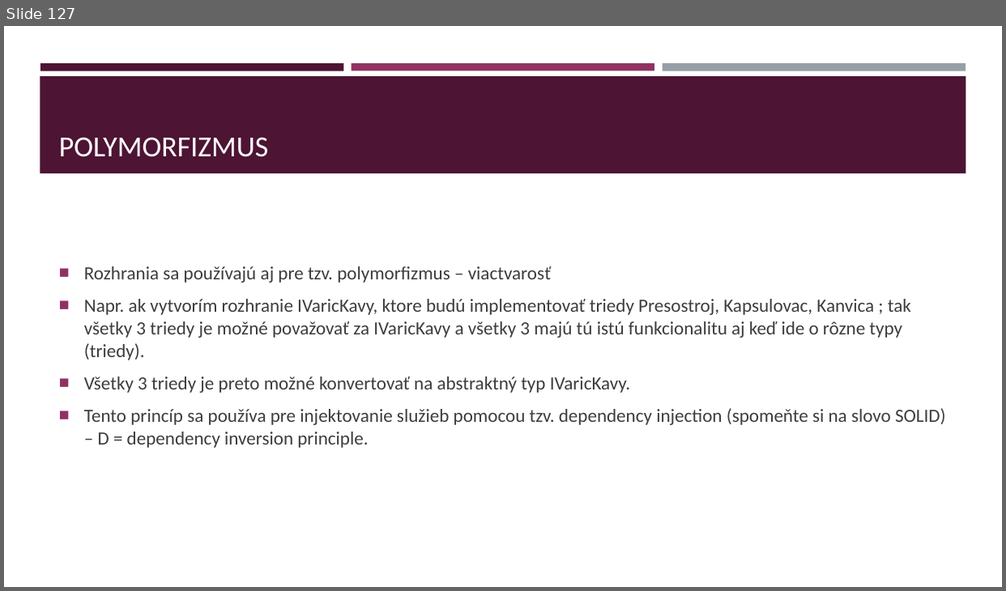
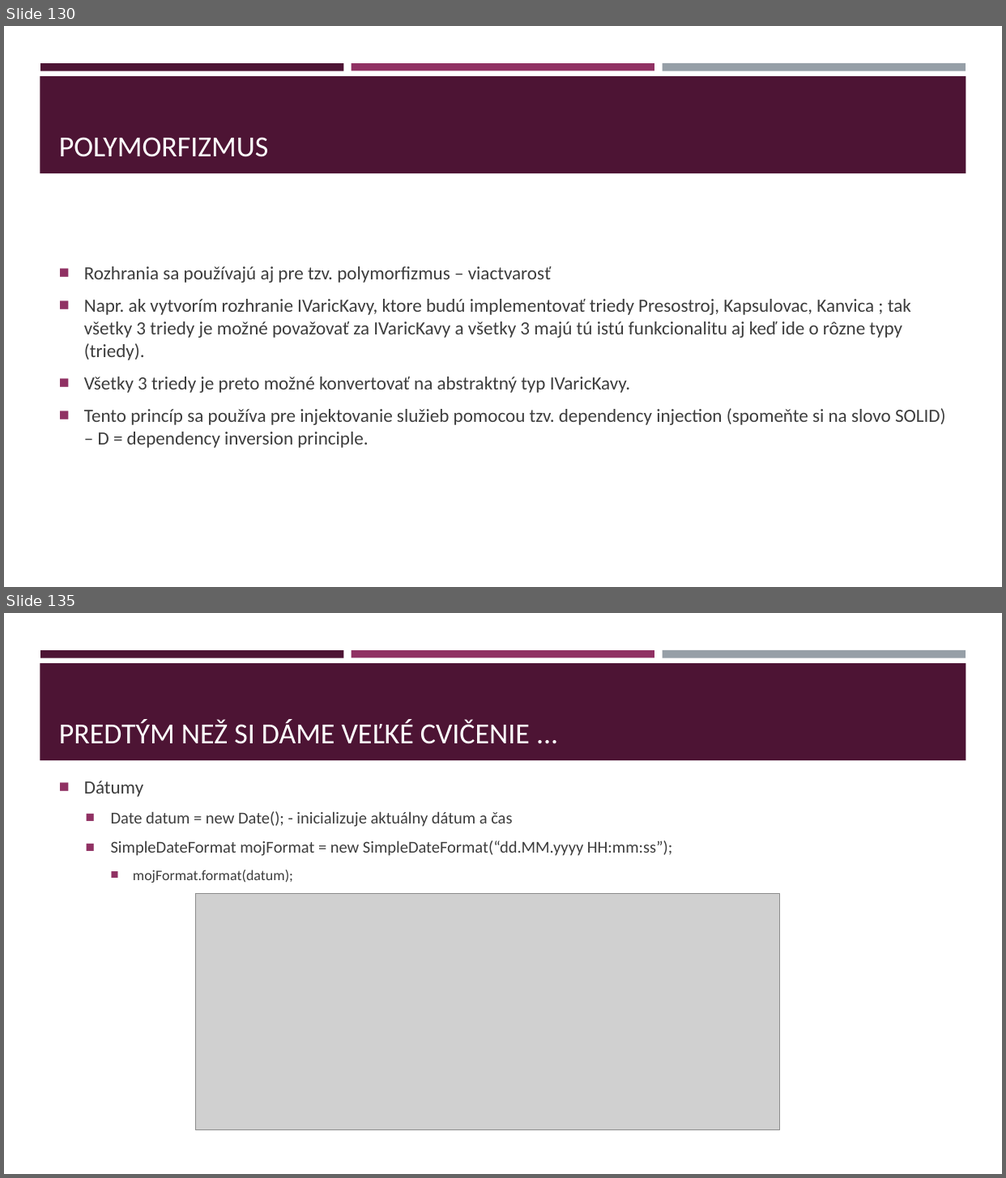
Before and after one commit to gasparv/java-class-basics, a slide deck: JavaZaklady-skolenie.pptx. Shown one above the other, each under a label of ours: slide 127 before the commit, slides 130 and 135 after it; the slides between them are not shown. The pictures are 1006x591 and 1006x1178 pixels, drawn with LibreOffice and Linux fonts; fonts in the diff are those of the drawing; grey boxes stand for pictures. Boxes give left, top, right and bottom in pixels: in the first picture for what was removed or moved away, otherwise in the second. Text is boxed around its words. In the diff, an @@ line names an element or a change of style, - is before the commit and + after.

```diff
--- a/JavaZaklady-skolenie.pptx
+++ b/JavaZaklady-skolenie.pptx
@@ slide 135 added at (4,613,1002,1174), background #FFFFFF; not listed: 4 template elements that a slide beside it also shows @@
@@ title added at (59,719,530,744), 28 pt, text #FFFFFF @@
+PREDTÝM NEŽ SI DÁME VEĽKÉ CVIČENIE ...
@@ text added at (84,781,672,883), 16 pt, text #3D3D3D @@
+■ Dátumy
+  ■ Date datum = new Date(); - inicializuje aktuálny dátum a čas
+  ■ SimpleDateFormat mojFormat = new SimpleDateFormat(“dd.MM.yyyy HH:mm:ss”);
+    ■ mojFormat.format(datum);
@@ picture added at (196,894,780,1131) @@
@@ what was slide 127 is now slide 130 @@
```
Also in this commit, not shown: 7 slides changed, 22 other slides added.
